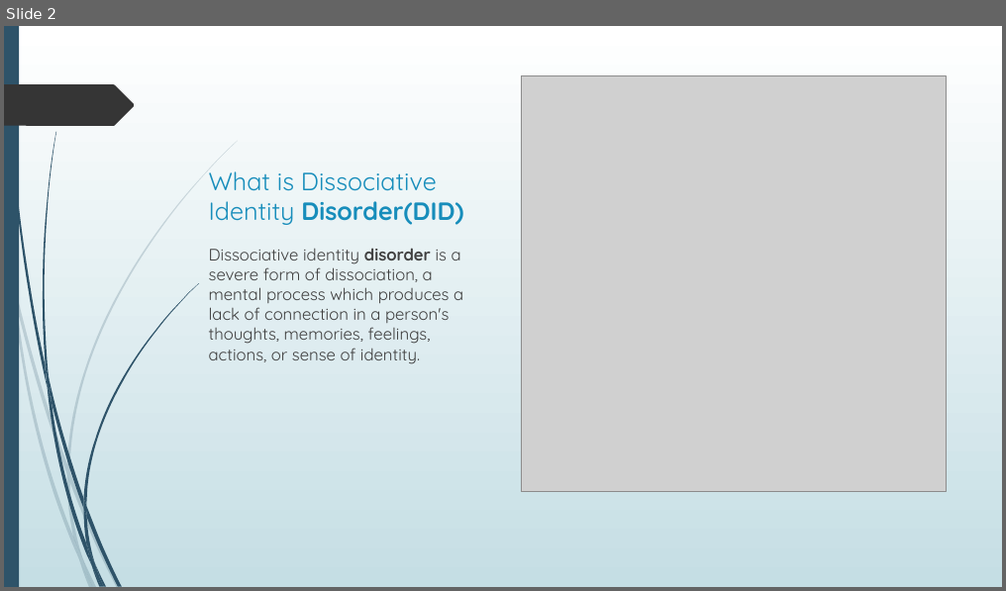
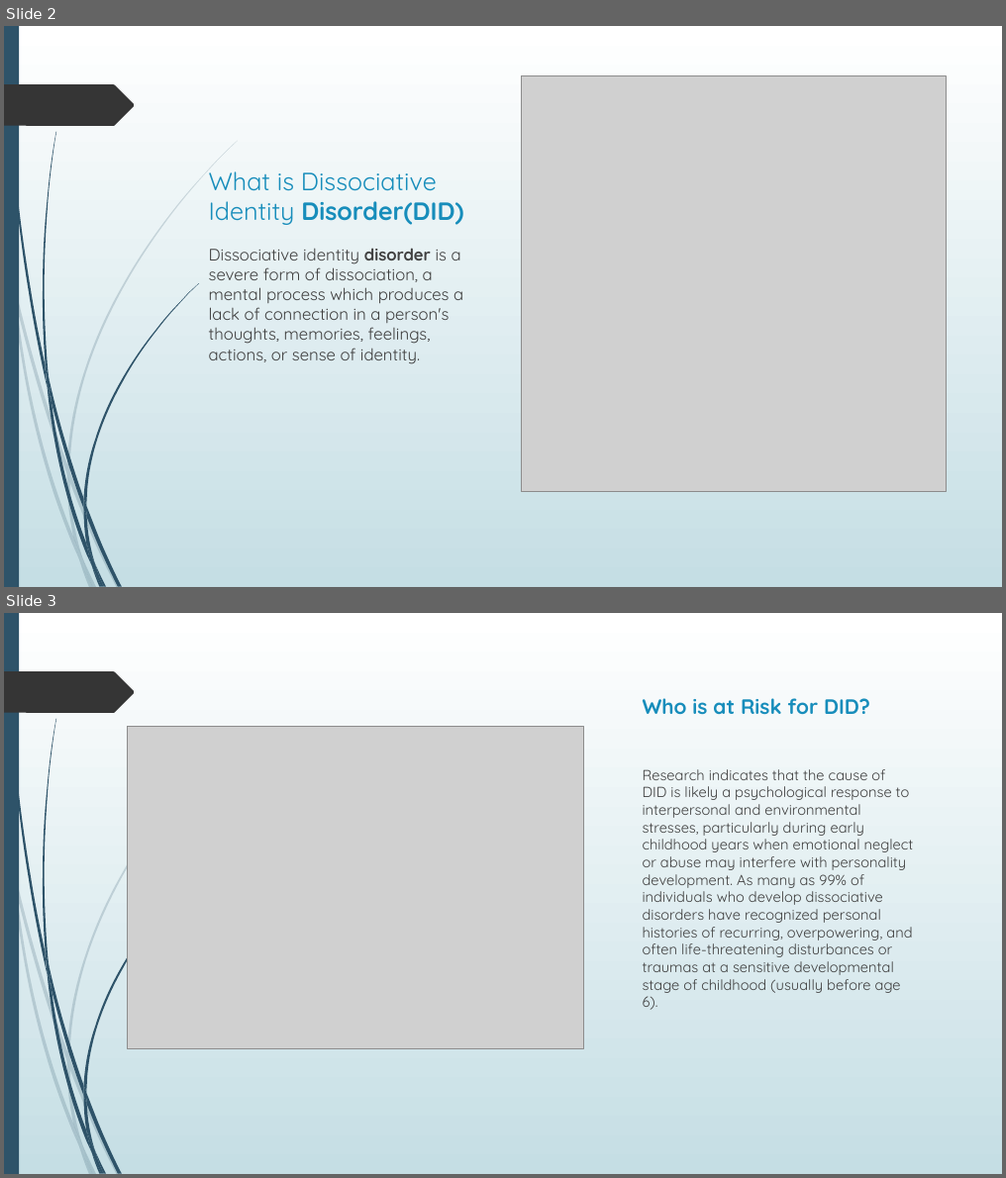
Before and after one commit to MFY2000/3rd-semsester-University, a slide deck: Principles of Psychology (SS2300)/Assignment/2/Dissociative Identity.pptx. Shown one above the other, each under a label of ours: slide 2 before the commit, slides 2 and 3 after it. The pictures are 1006x591 and 1006x1178 pixels, drawn with LibreOffice and Linux fonts; fonts in the diff are those of the drawing; grey boxes stand for pictures. Boxes give left, top, right and bottom in pixels: in the first picture for what was removed or moved away, otherwise in the second. Text is boxed around its words. In the diff, an @@ line names an element or a change of style, - is before the commit and + after.

```diff
--- a/Principles of Psychology (SS2300)/Assignment/2/Dissociative Identity.pptx
+++ b/Principles of Psychology (SS2300)/Assignment/2/Dissociative Identity.pptx
@@ slide 3 added at [4, 613, 1002, 1174], background gradient #FFFFFF to #C5DEE5; not listed: 24 template elements that a slide beside it also shows @@
@@ title added at [643, 698, 870, 715], 20 pt, text #178DBB, bold @@
+Who is at Risk for DID?
@@ picture added at [127, 727, 583, 1050] @@
@@ text added at [643, 769, 914, 1010], 14 pt, text #404040 @@
+Research indicates that the cause of DID is likely a psychological response to interpersonal and environmental stresses, particularly during early childhood years when emotional neglect or abuse may interfere with personality development. As many as 99% of individuals who develop dissociative disorders have recognized personal histories of recurring, overpowering, and often life-threatening disturbances or traumas at a sensitive developmental stage of childhood (usually before age 6).
```
Also in this commit, not shown: 2 other slides added, 1 slide removed, 7 other files.
